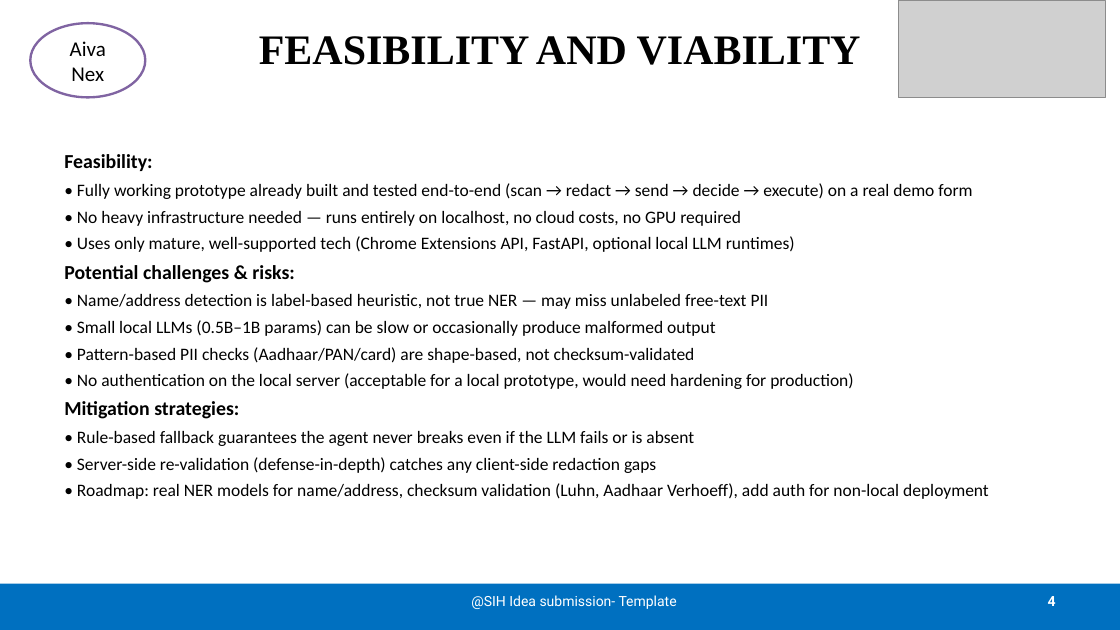
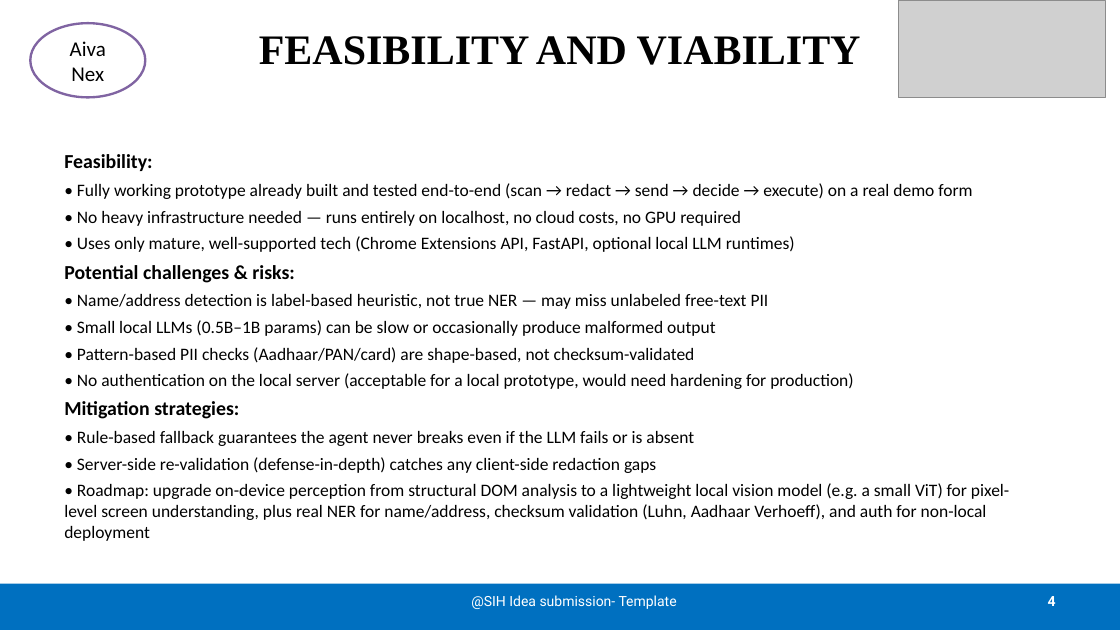
Before and after one commit to Jothik1506-ai/AIVA-NEX, a slide deck: slide 4 of Final SIH 2026 (1).pptx. Drawn at 1120x630 pixels with LibreOffice and Linux fonts; fonts in the diff are those of the drawing; grey boxes stand for pictures. Boxes give left, top, right and bottom in pixels: in the first picture for what was removed or moved away, otherwise in the second. Text is boxed around its words. In the diff, an @@ line names an element or a change of style, - is before the commit and + after.

```diff
--- a/Final SIH 2026 (1).pptx
+++ b/Final SIH 2026 (1).pptx
@@ text at bbox=[64, 483, 1009, 541]: text changed @@
-• Roadmap: real NER models for name/address, checksum validation (Luhn, Aadhaar Verhoeff), add auth for non-local deployment
+• Roadmap: upgrade on-device perception from structural DOM analysis to a lightweight local vision model (e.g. a small ViT) for pixel-level screen understanding, plus real NER for name/address, checksum validation (Luhn, Aadhaar Verhoeff), and auth for non-local deployment
```
Also in this commit, not shown: 3 other slides changed.
